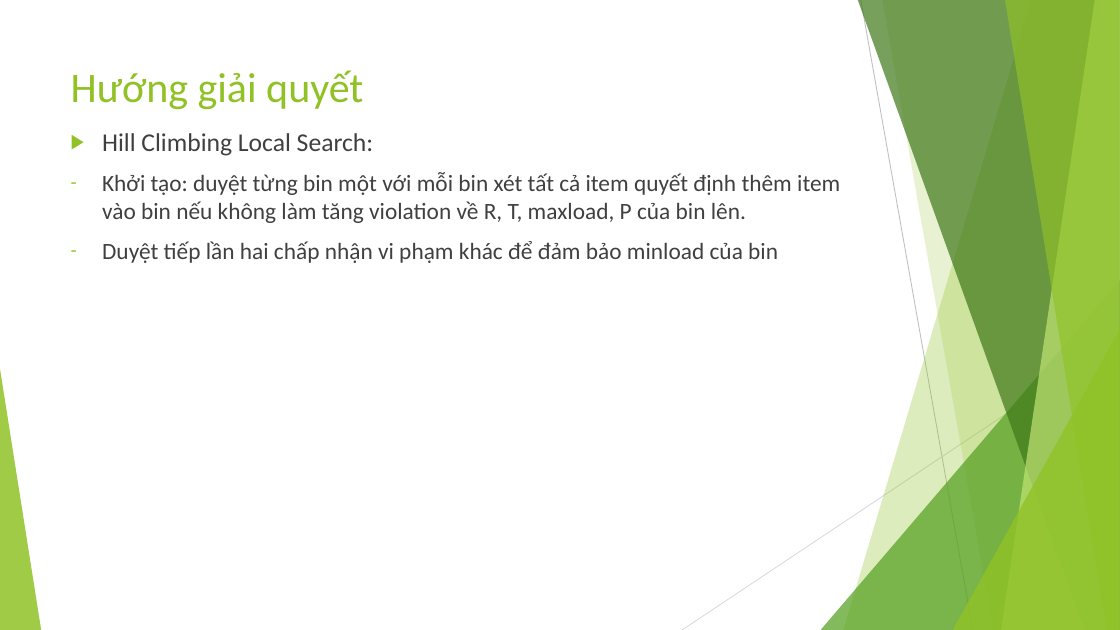
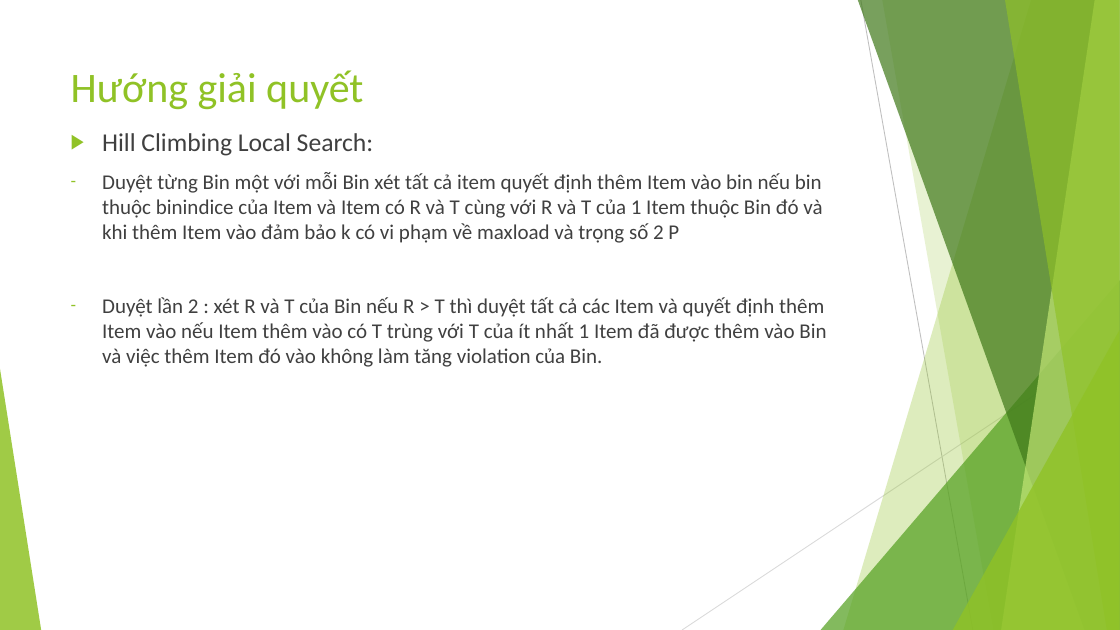
Before and after one commit to dungkhmt/CourseCPCBLS, a slide deck: slide 15 of OpenCBLS/src/khmtk60/miniprojects/G6/Báo cáo môn học.pptx (slide 14 before the commit). Drawn at 1120x630 pixels with LibreOffice and Linux fonts; fonts in the diff are those of the drawing. Boxes give left, top, right and bottom in pixels: in the first picture for what was removed or moved away, otherwise in the second. Text is boxed around its words. In the diff, an @@ line names an element or a change of style, - is before the commit and + after.

```diff
--- a/OpenCBLS/src/khmtk60/miniprojects/G6/Báo cáo môn học.pptx
+++ b/OpenCBLS/src/khmtk60/miniprojects/G6/Báo cáo môn học.pptx
@@ text at <box>102,172,826,367</box>: text changed; size 20 to 18 pt @@
-– Khởi tạo: duyệt từng bin một với mỗi bin xét tất cả item quyết định thêm item vào bin nếu không làm tăng violation về R, T, maxload, P của bin lên.
-– Duyệt tiếp lần hai chấp nhận vi phạm khác để đảm bảo minload của bin
+– Duyệt từng Bin một với mỗi Bin xét tất cả item quyết định thêm Item vào bin nếu bin thuộc binindice của Item và Item có R và T cùng với R và T của 1 Item thuộc Bin đó và khi thêm Item vào đảm bảo k có vi phạm về maxload và trọng số 2 P
+– Duyệt lần 2 : xét R và T của Bin nếu R > T thì duyệt tất cả các Item và quyết định thêm Item vào nếu Item thêm vào có T trùng với T của ít nhất 1 Item đã được thêm vào Bin và việc thêm Item đó vào không làm tăng violation của Bin.
```
Also in this commit, not shown: 7 other slides changed, 1 slide added, 3 other files.
